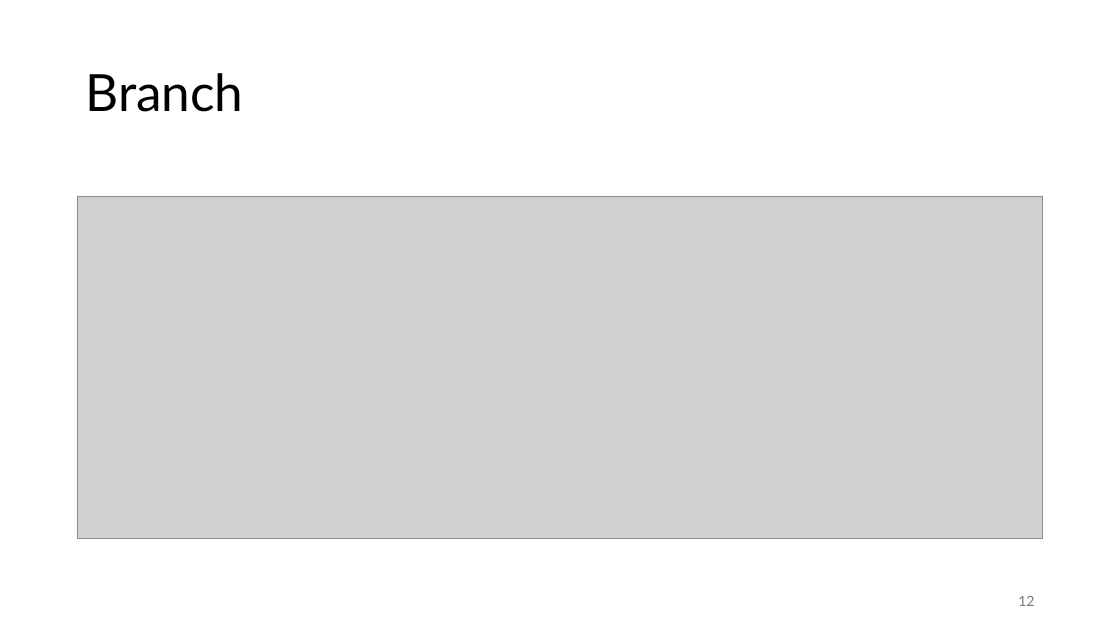
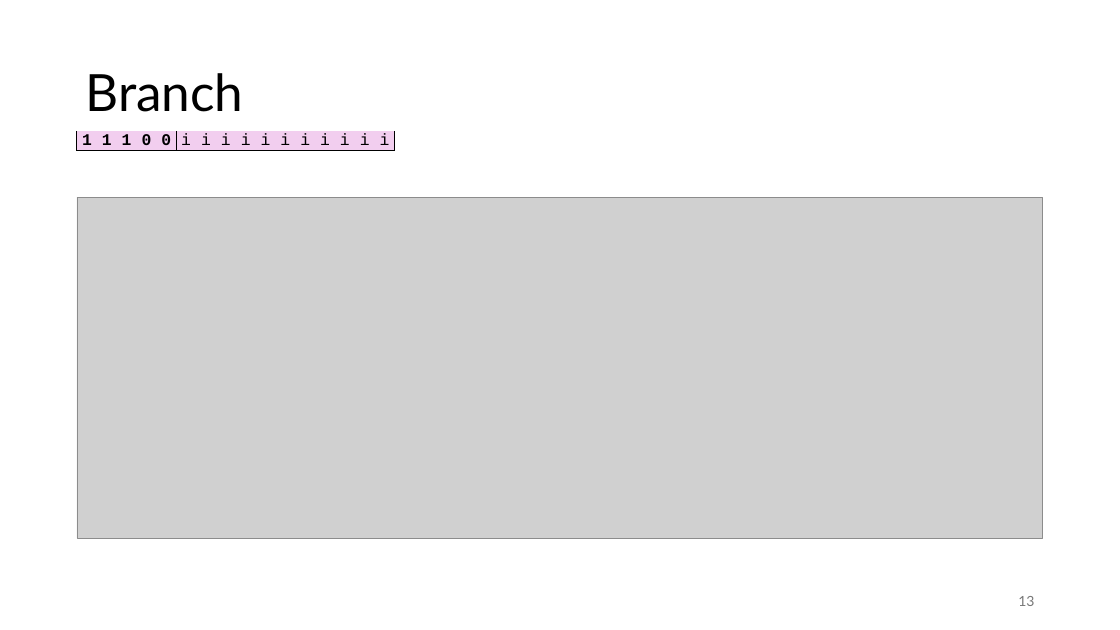
Before and after one commit to FrankBau/xetroc, a slide deck: slide 13 of xetroc.pptx (slide 12 before the commit). Drawn at 1120x630 pixels with LibreOffice and Linux fonts; fonts in the diff are those of the drawing; grey boxes stand for pictures. Boxes give left, top, right and bottom in pixels: in the first picture for what was removed or moved away, otherwise in the second. Text is boxed around its words. In the diff, an @@ line names an element or a change of style, - is before the commit and + after.

```diff
--- a/xetroc.pptx
+++ b/xetroc.pptx
@@ table added at bbox=[77, 131, 400, 151], 1 rows, 16 columns @@
+1 | 1 | 1 | 0 | 0 | i | i | i | i | i | i | i | i | i | i | i
@@ page number at bbox=[1018, 596, 1034, 606]: text changed @@
-12
+13
```
Also in this commit, not shown: 9 other slides changed, 1 slide added, 14 other files.
